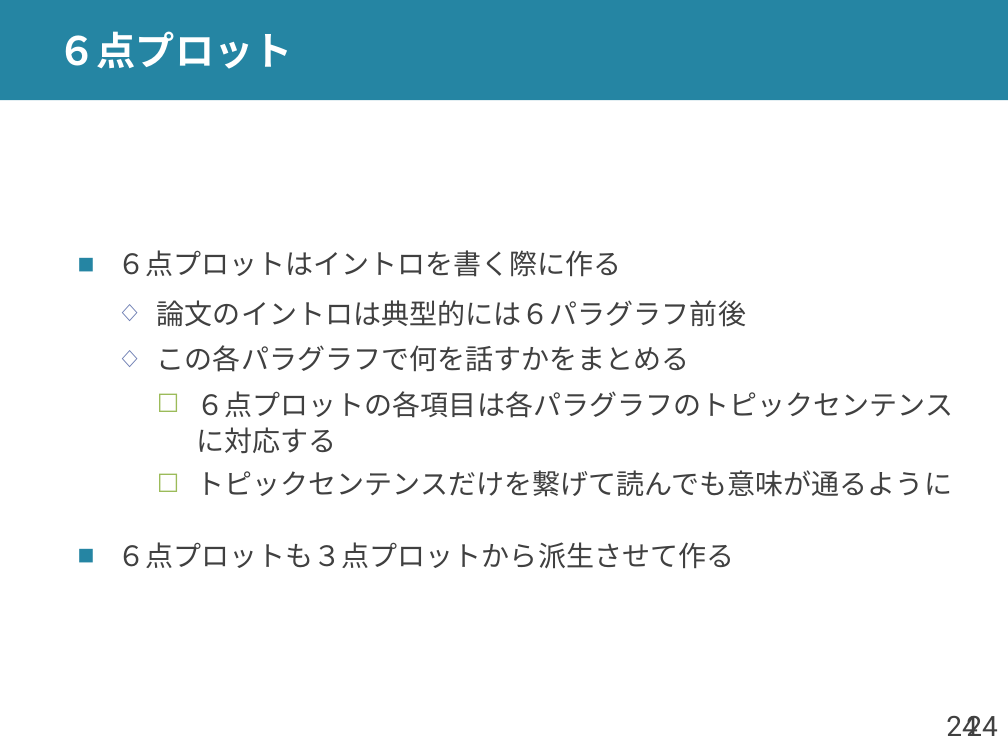
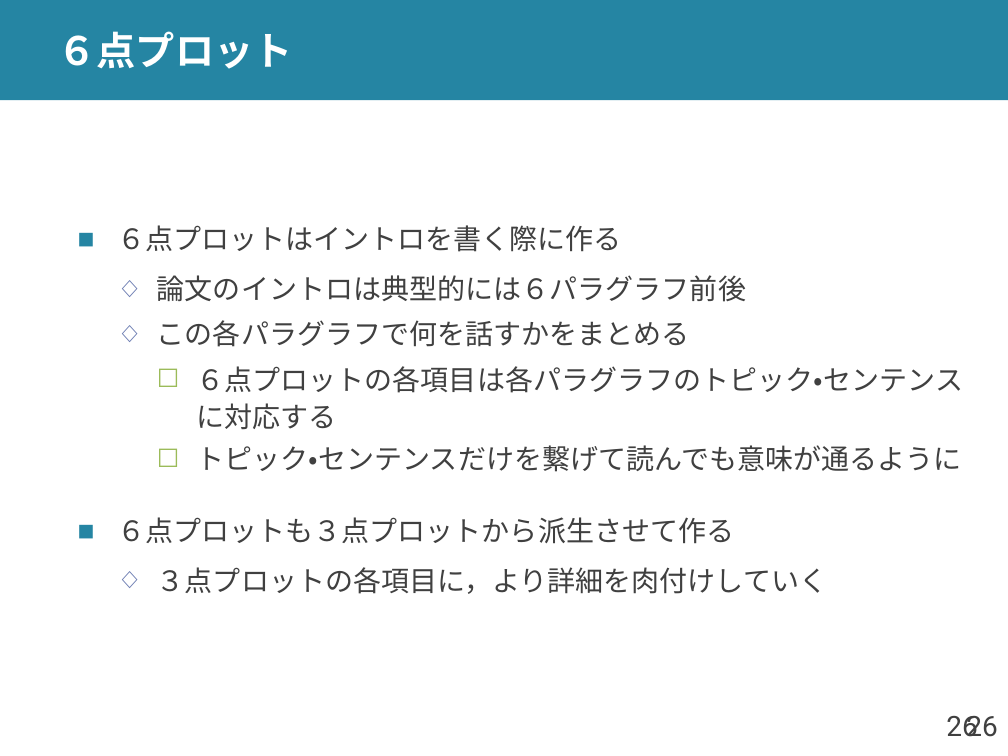
Before and after one commit to shioya-lab/how-to, a slide deck: slide 26 of plot.pptx (slide 24 before the commit). Drawn at 1008x756 pixels with LibreOffice and Linux fonts; fonts in the diff are those of the drawing. Boxes give left, top, right and bottom in pixels: in the first picture for what was removed or moved away, otherwise in the second. Text is boxed around its words. In the diff, an @@ line names an element or a change of style, - is before the commit and + after.

Commit message:
プロットを更新

```diff
--- a/plot.pptx
+++ b/plot.pptx
@@ text at (197,366,963,472): text changed @@
-    ☐ ６点プロットの各項目は各パラグラフのトピックセンテンスに対応する
-    ☐ トピックセンテンスだけを繋げて読んでも意味が通るように
+    ☐ ６点プロットの各項目は各パラグラフのトピック・センテンスに対応する
+    ☐ トピック・センテンスだけを繋げて読んでも意味が通るように
@@ text at (157,567,827,594): paragraph added @@
+  ◇ ３点プロットの各項目に，より詳細を肉付けしていく
@@ page number at (946,716,977,737): text changed @@
-24
+26
@@ page number at (966,716,997,737): text changed @@
-24
+26
```
Also in this commit, not shown: 14 other slides changed, 4 slides added, 1 other file.
